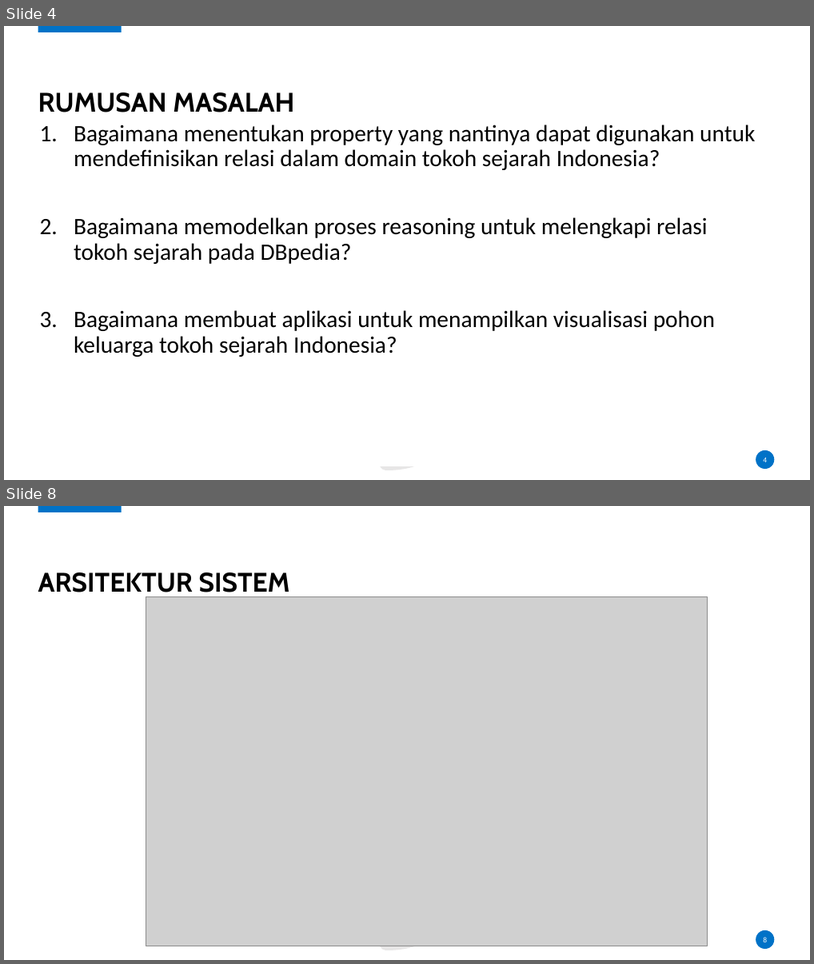
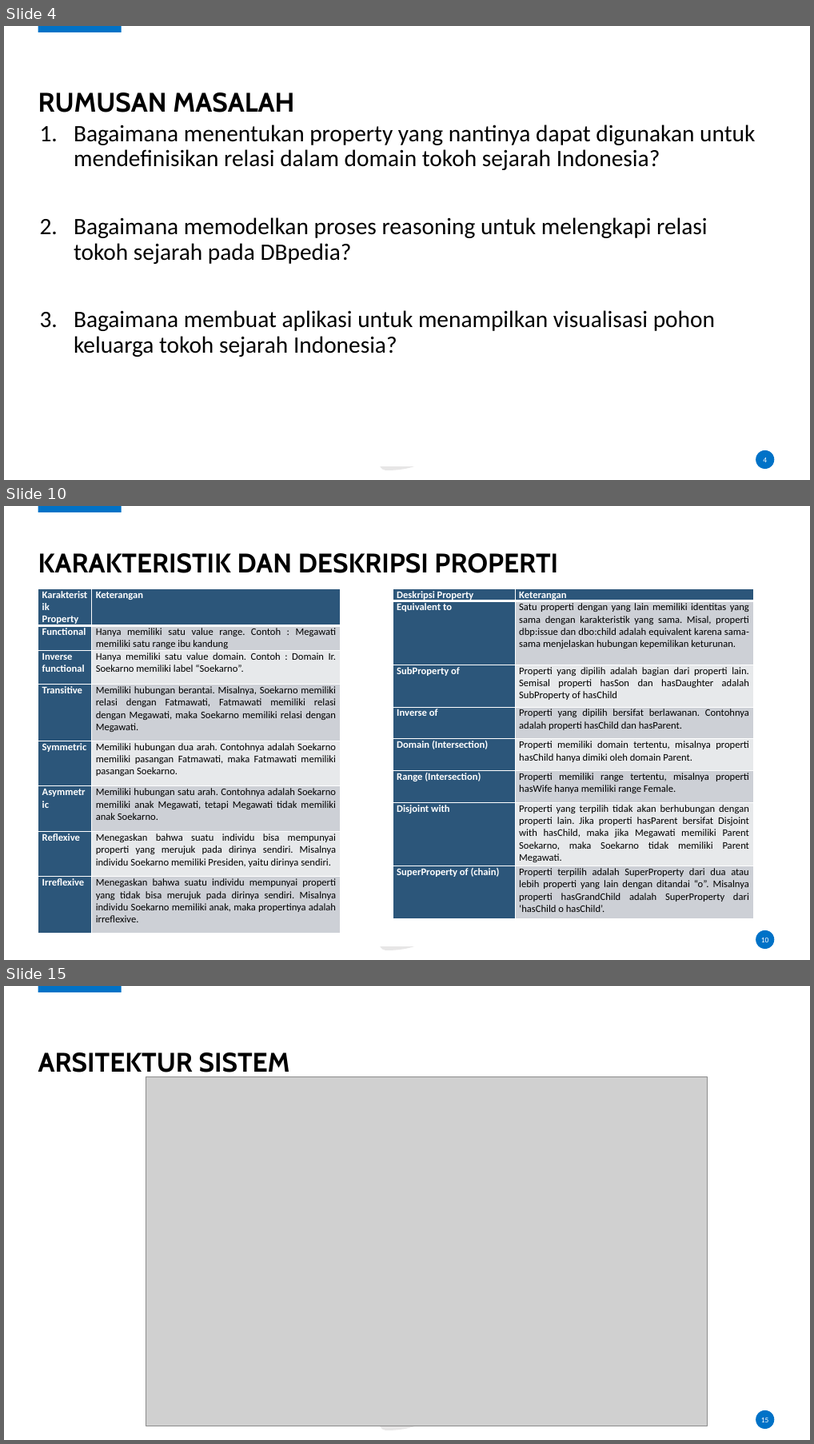
Before and after one commit to karyoutomoo/The-Tree-of-Heroes, a slide deck: 05111540000007-Faiq-Presentasi.pptx. Shown one above the other, each under a label of ours: slides 4 and 8 before the commit, slides 4, 10 and 15 after it; the slides between them are not shown. The pictures are 814x964 and 814x1444 pixels, drawn with LibreOffice and Linux fonts; fonts in the diff are those of the drawing; grey boxes stand for pictures; background and template pictures are left out. Boxes give left, top, right and bottom in pixels: in the first picture for what was removed or moved away, otherwise in the second. Text is boxed around its words. In the diff, an @@ line names an element or a change of style, - is before the commit and + after.

```diff
--- a/05111540000007-Faiq-Presentasi.pptx
+++ b/05111540000007-Faiq-Presentasi.pptx
@@ slide 10 added at box(4, 506, 810, 960), background #FFFFFF; not listed: 3 template elements that a slide beside it also shows @@
@@ title added at box(38, 553, 558, 573), 32 pt, text #000000, bold @@
+KARAKTERISTIK DAN DESKRIPSI PROPERTI
@@ table added at box(38, 589, 340, 932), 8 rows, 2 columns @@
+Karakteristik Property | Keterangan
+Functional | Hanya memiliki satu value range. Contoh : Megawati memiliki satu range ibu kandung
+Inverse functional | Hanya memiliki satu value domain. Contoh : Domain Ir. Soekarno memiliki label “Soekarno”.
+Transitive | Memiliki hubungan berantai. Misalnya, Soekarno memiliki relasi dengan Fatmawati, Fatmawati memiliki relasi dengan Megawati, maka Soekarno memiliki relasi dengan Megawati.
+Symmetric | Memiliki hubungan dua arah. Contohnya adalah Soekarno memiliki pasangan Fatmawati, maka Fatmawati memiliki pasangan Soekarno.
+Asymmetric | Memiliki hubungan satu arah. Contohnya adalah Soekarno memiliki anak Megawati, tetapi Megawati tidak memiliki anak Soekarno.
+Reflexive | Menegaskan bahwa suatu individu bisa mempunyai properti yang merujuk pada dirinya sendiri. Misalnya individu Soekarno memiliki Presiden, yaitu dirinya sendiri.
+Irreflexive | Menegaskan bahwa suatu individu mempunyai properti yang tidak bisa merujuk pada dirinya sendiri. Misalnya individu Soekarno memiliki anak, maka propertinya adalah irreflexive.
@@ table added at box(394, 589, 754, 919), 8 rows, 2 columns @@
+Deskripsi Property | Keterangan
+Equivalent to | Satu properti dengan yang lain memiliki identitas yang sama dengan karakteristik yang sama. Misal, properti dbp:issue dan dbo:child adalah equivalent karena sama-sama menjelaskan hubungan kepemilikan keturunan.
+SubProperty of | Properti yang dipilih adalah bagian dari properti lain. Semisal properti hasSon dan hasDaughter adalah SubProperty of hasChild
+Inverse of | Properti yang dipilih bersifat berlawanan. Contohnya adalah properti hasChild dan hasParent.
+Domain (Intersection) | Properti memiliki domain tertentu, misalnya properti hasChild hanya dimiki oleh domain Parent.
+Range (Intersection) | Properti memiliki range tertentu, misalnya properti hasWife hanya memiliki range Female.
+Disjoint with | Properti yang terpilih tidak akan berhubungan dengan properti lain. Jika properti hasParent bersifat Disjoint with hasChild, maka jika Megawati memiliki Parent Soekarno, maka Soekarno tidak memiliki Parent Megawati.
+SuperProperty of (chain) | Properti terpilih adalah SuperProperty dari dua atau lebih properti yang lain dengan ditandai “o”. Misalnya properti hasGrandChild adalah SuperProperty dari ‘hasChild o hasChild’.
@@ rectangle added at box(318, 717, 490, 945), fill #FFFFFF, outline #FFFFFF 1 pt @@
@@ page number added at box(762, 937, 770, 942), 9 pt, text #FFFFFF @@
+10
@@ what was slide 8 is now slide 15 @@
@@ page number at box(762, 1417, 770, 1422): text changed @@
-8
+15
```
Also in this commit, not shown: 9 slides changed, 11 other slides added, 1 slide removed, 8 other files.
